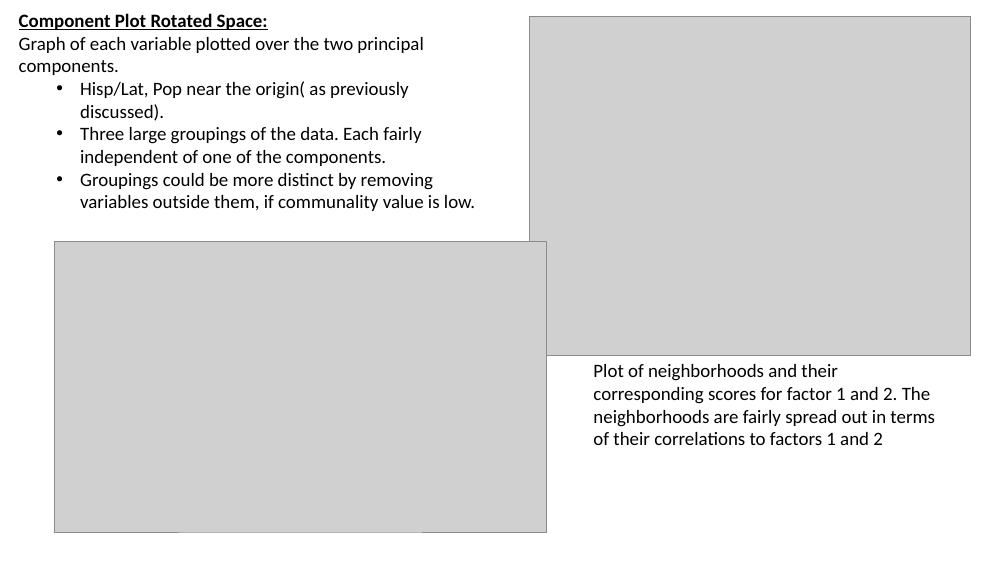
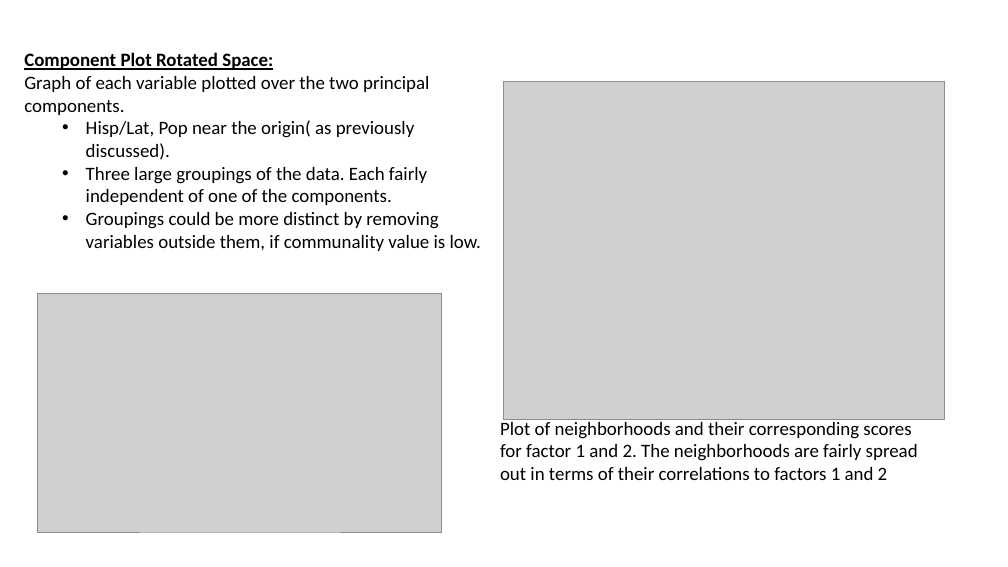
Before and after one commit to AlexSchaefferEdu/GP1, a slide deck: slide 14 of Project 2 Presentation.pptx (slide 15 before the commit). Drawn at 1008x567 pixels with LibreOffice and Linux fonts; fonts in the diff are those of the drawing; grey boxes stand for pictures. Boxes give left, top, right and bottom in pixels: in the first picture for what was removed or moved away, otherwise in the second. Text is boxed around its words. In the diff, an @@ line names an element or a change of style, - is before the commit and + after.

Commit message:
Minor, largely aesthetic changes. Updated 03.18.2021, ~1:15 AM CST

```diff
--- a/Project 2 Presentation.pptx
+++ b/Project 2 Presentation.pptx
@@ text "Component Plot Rotated Space:": place and size @@
-text "Component Plot Rotated Space:" at [19, 13, 475, 211]
+text "Component Plot Rotated Space:" at [24, 52, 481, 251]
@@ picture: place and size @@
-picture at [530, 17, 971, 355]
+picture at [504, 81, 945, 420]
@@ picture: place and size @@
-picture at [54, 241, 547, 532]
+picture at [37, 293, 442, 532]
@@ text "Plot of neighborhoods and their ..." rewrapped from [593, 364, 935, 445] to [500, 419, 918, 480] @@
```
Also in this commit, not shown: 6 other slides changed, 1 slide added, 3 slides removed, 3 other files.
